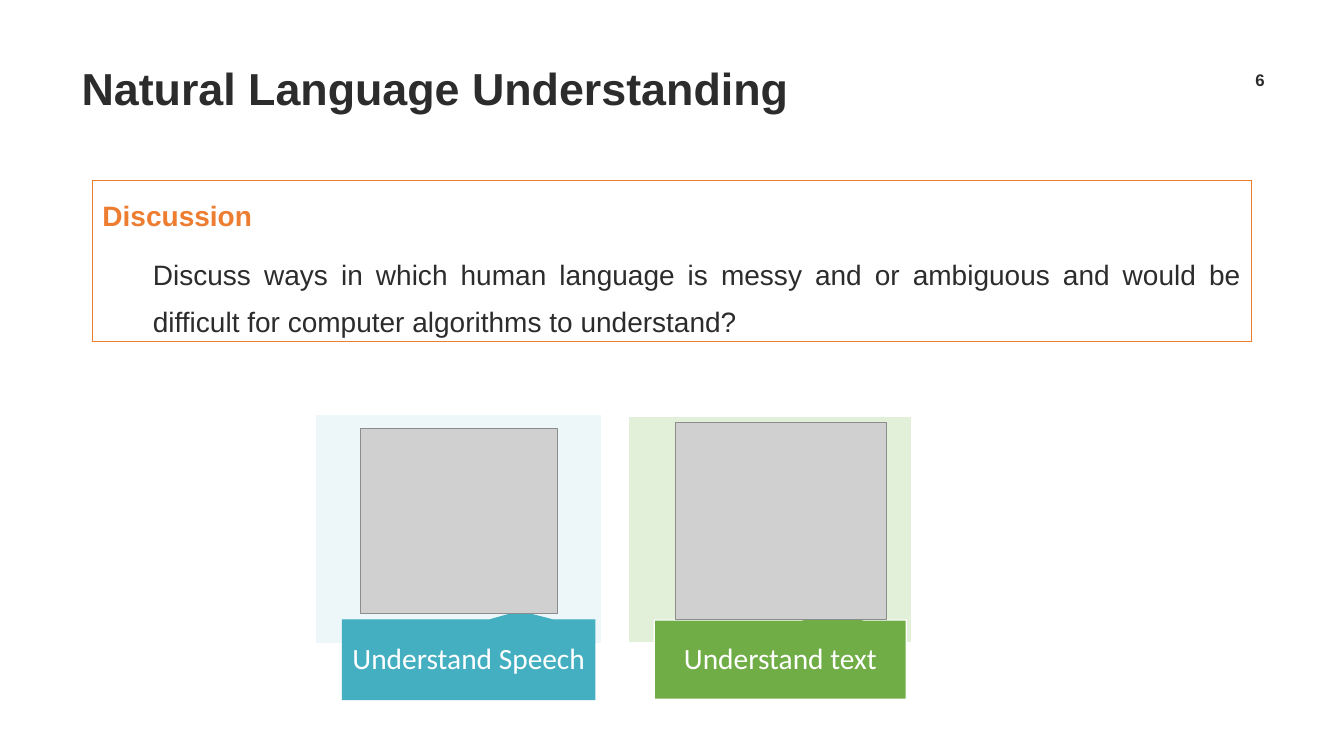
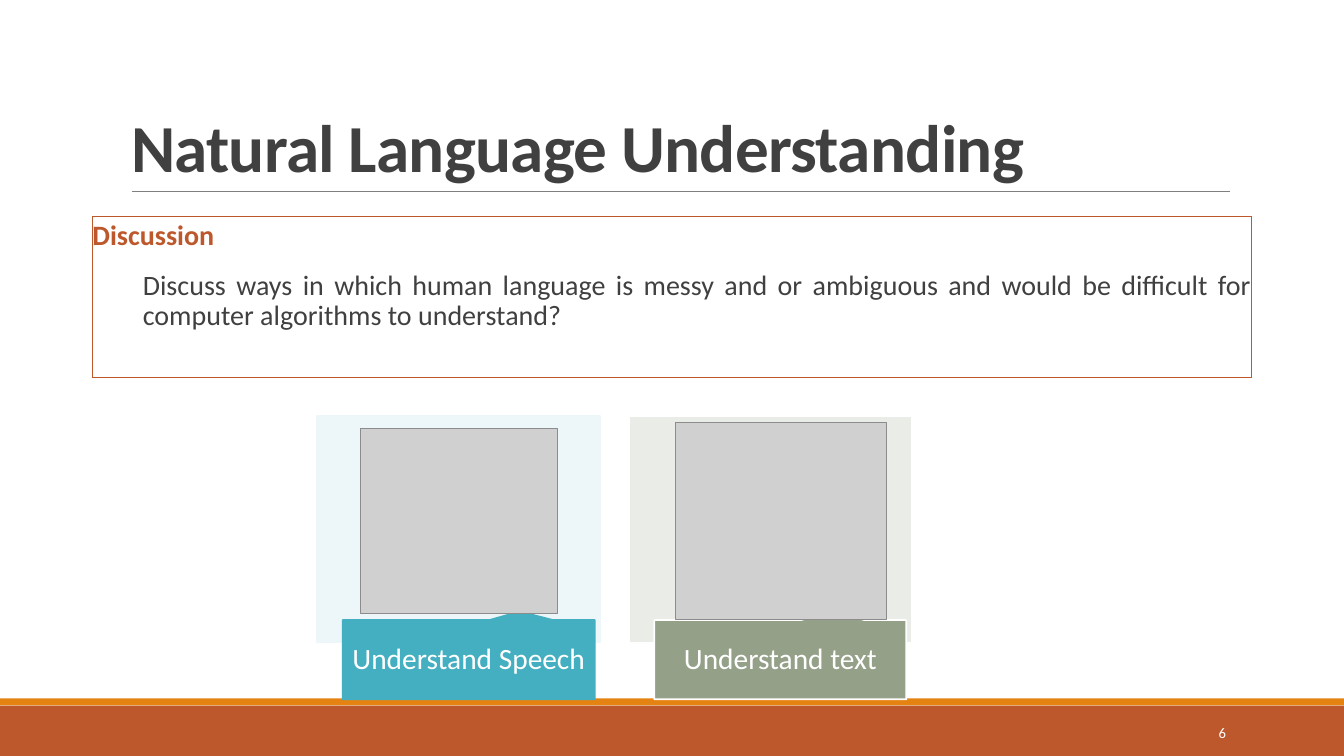
Before and after one commit to TrainingByPackt/Natural-Language-Processing-Fundamentals, a slide deck: slide 6 of Lesson-7-VectorRepresentations/Lesson 7.pptx. Drawn at 1344x756 pixels with LibreOffice and Linux fonts; fonts in the diff are those of the drawing; grey boxes stand for pictures; background and template pictures are left out. Boxes give left, top, right and bottom in pixels: in the first picture for what was removed or moved away, otherwise in the second. Text is boxed around its words. In the diff, an @@ line names an element or a change of style, - is before the commit and + after.

```diff
--- a/Lesson-7-VectorRepresentations/Lesson 7.pptx
+++ b/Lesson-7-VectorRepresentations/Lesson 7.pptx
@@ title "Natural Language Understanding": place and size @@
-title "Natural Language Understanding" at <box>82,72,788,114</box>
+title "Natural Language Understanding" at <box>131,125,1024,184</box>
@@ title "Natural Language Understanding" at <box>131,125,1024,184</box>: size 32 to 48 pt, font Arial to Calibri, text colour #2C2C2C to #404040, letter spacing 0 to -0.5 pt; line spacing 1 to 0.85; vertical alignment middle to bottom @@
@@ line added from (132, 192) to (1231, 192), #808080 0.5 pt @@
@@ text "Discussion": place and size @@
-text "Discussion" at <box>93,180,1252,342</box>
+text "Discussion" at <box>93,217,1252,378</box>
@@ text "Discussion" at <box>93,217,1252,378</box>: font Arial to Calibri, text colour #2C2C2C to #404040; text colour #ED7D31 to #BD582C in "Discussion"; line spacing 1.4 to 0.9; more space between paragraphs; outline #ED7D31 0.75 pt to #BD582C 0.75 pt @@
@@ rectangle at <box>629,416,912,643</box>: fill #E2F0D9 to #EAECE7; outline #FFFFFF 1 pt to #FFFFFF 1.25 pt @@
@@ speech box at <box>343,620,595,700</box>: outline #43AFC0 1 pt to #43AFC0 1.25 pt @@
@@ speech box at <box>654,620,906,700</box>: fill #70AD47 to #94A088; outline #FFFFFF 1 pt to #FFFFFF 1.25 pt @@
@@ rectangle added at <box>0,706,1344,756</box>, fill #BD582C @@
@@ rectangle added at <box>0,699,1344,706</box>, fill #E48312 @@
@@ page number: place and size @@
-page number at <box>1255,74,1264,86</box>
+page number at <box>1219,728,1226,738</box>
@@ page number at <box>1219,728,1226,738</box>: size 12 to 10.5 pt, font Arial to Calibri, text colour #2C2C2C to #FFFFFF, bold off; alignment centre to right @@
```
Also in this commit, not shown: 23 other slides changed, 5 slides added, 3 other files.
